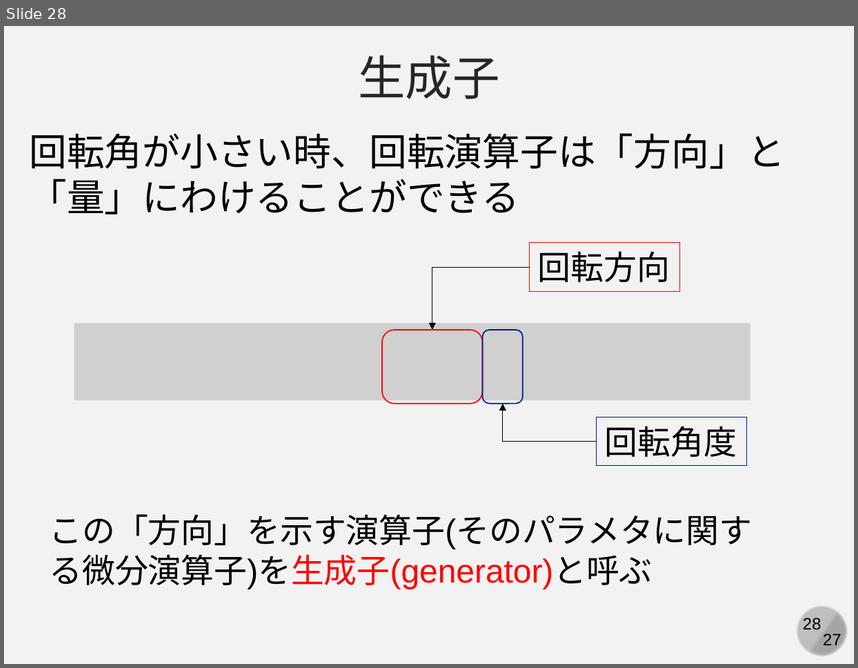
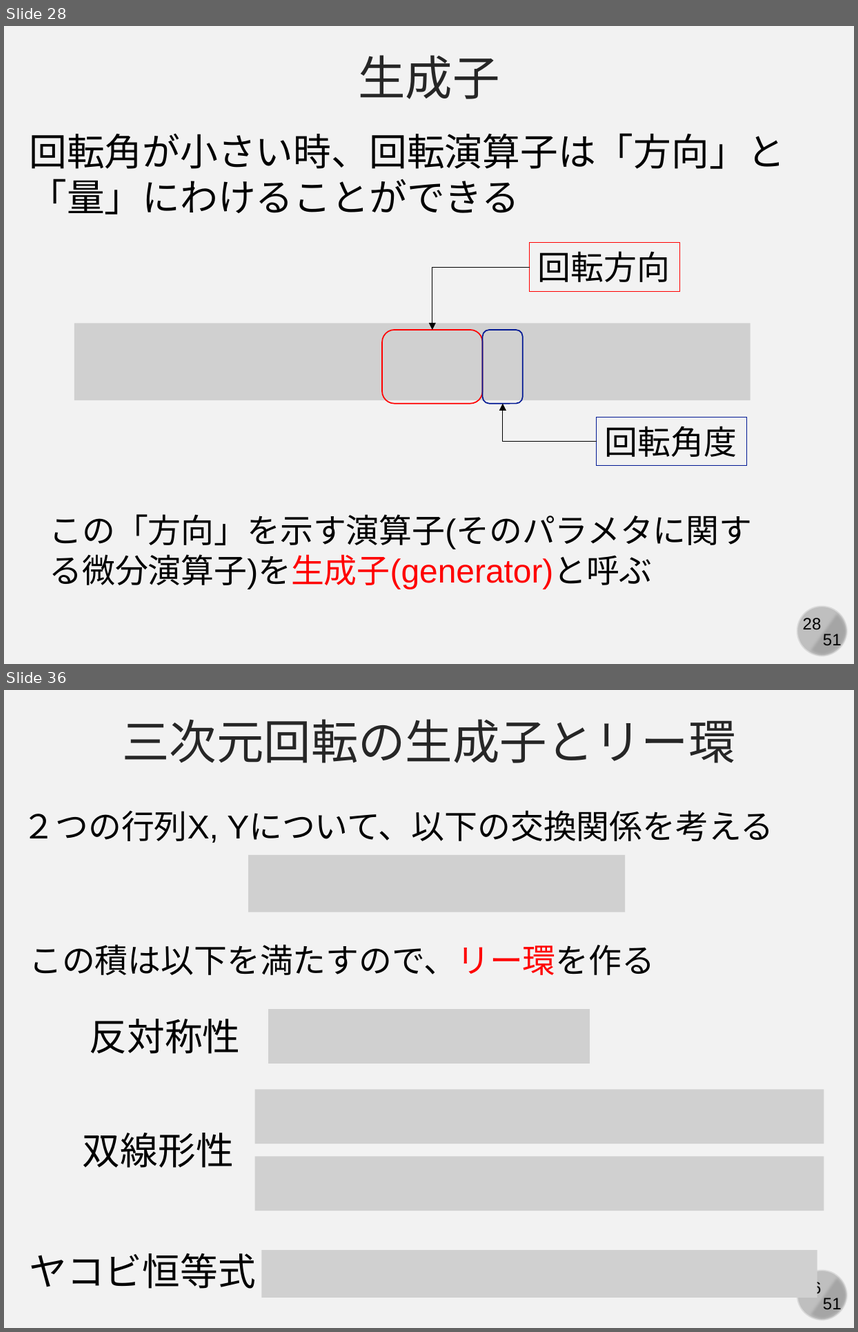
Before and after one commit to kaityo256/classical_mechanics, a slide deck: poisson/fig/slide.pptx. Shown one above the other, each under a label of ours: slide 28 before the commit, slides 28 and 36 after it; the slides between them are not shown. The pictures are 858x668 and 858x1332 pixels, drawn with LibreOffice and Linux fonts; fonts in the diff are those of the drawing; grey boxes stand for pictures. Boxes give left, top, right and bottom in pixels: in the first picture for what was removed or moved away, otherwise in the second. Text is boxed around its words. In the diff, an @@ line names an element or a change of style, - is before the commit and + after.

```diff
--- a/poisson/fig/slide.pptx
+++ b/poisson/fig/slide.pptx
@@ slide 36 added at [4,690,854,1328], background #F2F2F2; not listed: 4 template elements that a slide beside it also shows @@
@@ text added at [123,719,736,763], 40 pt, text #262626 @@
+三次元回転の生成子とリー環
@@ text added at [23,811,773,842], 28 pt, text #000000 @@
+２つの行列X, Yについて、以下の交換関係を考える
@@ picture added at [248,855,624,912] @@
@@ text added at [29,944,655,975], 28 pt, text #000000 @@
+この積は以下を満たすので、リー環を作る
@@ text added at [90,1018,241,1054], 32 pt, text #000000 @@
+反対称性
@@ picture added at [268,1009,590,1063] @@
@@ picture added at [254,1089,824,1143] @@
@@ text added at [83,1132,234,1167], 32 pt, text #000000 @@
+双線形性
@@ picture added at [254,1156,824,1210] @@
@@ text added at [29,1253,256,1288], 32 pt, text #000000 @@
+ヤコビ恒等式
@@ picture added at [261,1250,818,1297] @@
@@ slide 28 changed as well @@
@@ text at [823,633,842,649]: text changed @@
-27
+51
```
Also in this commit, not shown: 27 other slides changed, 22 other slides added, 1 other file.
